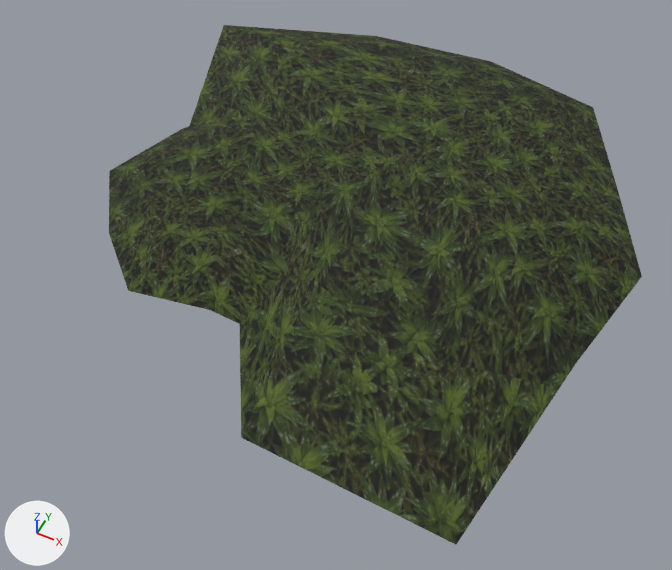
An edit to the glTF model assets/models/veg/veg_starmoss.glb, drawn before and after from the same camera.
Both versions are drawn from a camera (50 mm lens) standing at (0.468, -1.21, 1.155) and looking at (-0.035, -0.205, -0.103). The axes (+X, +Y, +Z) are drawn at lower left. The lights are the same throughout. The older version comes first. Vertices at exactly the same position are counted once.

In view in the first picture: 'veg_starmoss'.
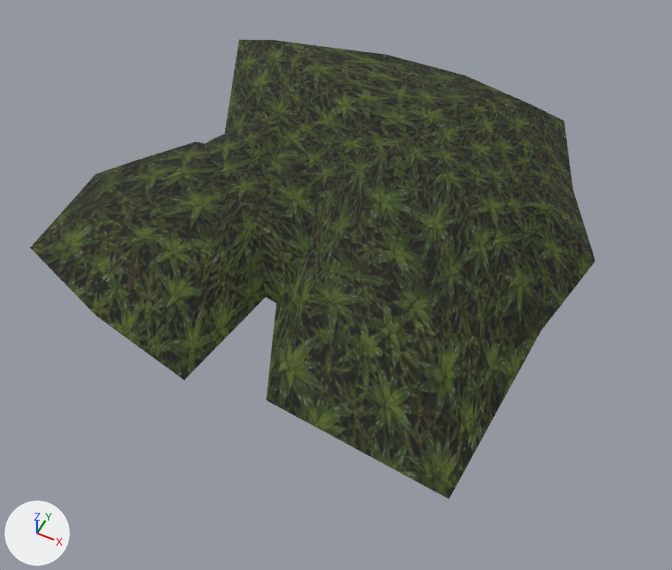
Pixel boxes [x1, y1, x2, y2] of what changed, in the pictures (672 x 570 px):
'veg_starmoss', reshaped (12% shorter): before [109, 25, 642, 544]; after [30, 40, 595, 499]
part 1 of me_veg_starmoss, rebuilt (18% narrower, 12% shorter): before [190, 25, 642, 544]; after [225, 40, 595, 499]
part 2 of me_veg_starmoss, rebuilt: before [109, 120, 295, 324]; after [30, 142, 311, 380]
part 3 of me_veg_starmoss, added (green): after [205, 119, 322, 303]

The change, as a list of edits to the scene's bpy script:
```text
Change me_veg_starmoss:
    used by ob_veg_starmoss; location = (0.0, 0.0, 0.0)
    remove me_veg_starmoss.from_pydata(...)  # 111 vertices, 184 faces; spans x -0.597..0.455, y -0.609..0.483, z -0.04..0.05
    add me_veg_starmoss.from_pydata(...)  # 142 vertices, 234 faces; spans x -0.551..0.372, y -0.549..0.402, z -0.04..0.09
    me_veg_starmoss part 1: the loose piece of 49 vertices spanning x -0.597..0.455, y -0.609..0.483, z -0.04..0.05 is rebuilt with 49 vertices and now spans x -0.536..0.372, y -0.549..0.402, z -0.04..0.09
    me_veg_starmoss part 2: the loose piece of 31 vertices spanning x -0.533..0.072, y -0.425..0.163, z -0.04..0.033 is rebuilt with 31 vertices and now spans x -0.551..0.071, y -0.541..0.202, z -0.04..0.055
    me_veg_starmoss part 3: a new loose piece of 31 vertices spanning x -0.451..0.08, y -0.363..0.156, z -0.04..0.059, in mat_m_veg_starmoss
    other edits to the shape of me_veg_starmoss do not show in these pictures
```
